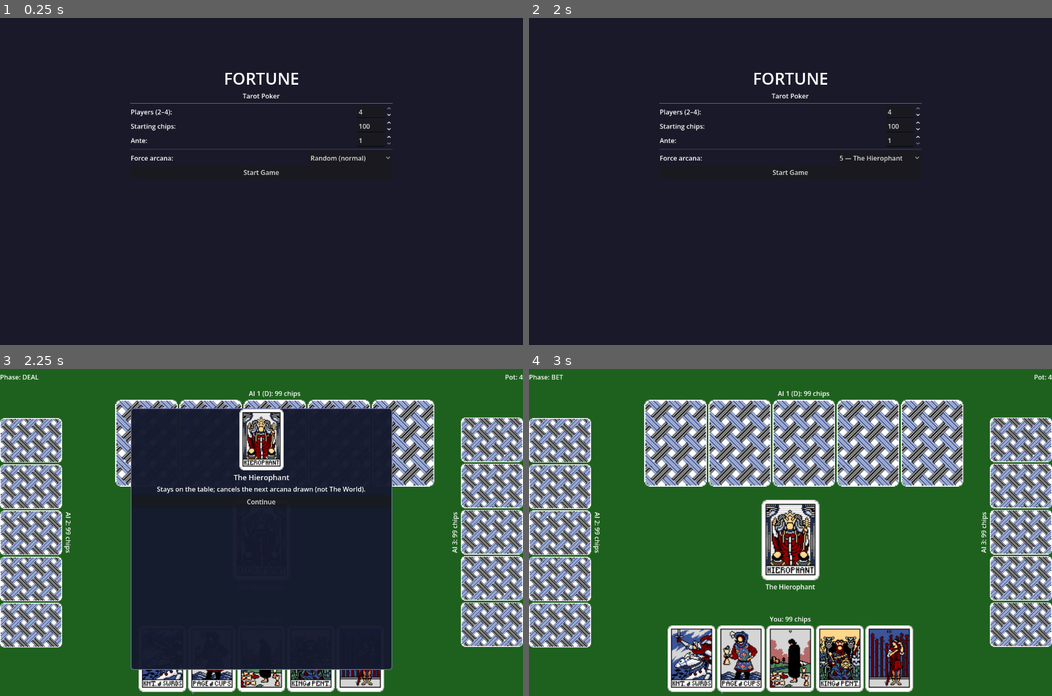
Above: before the commit, frames 1-4 (two rows, left to right).
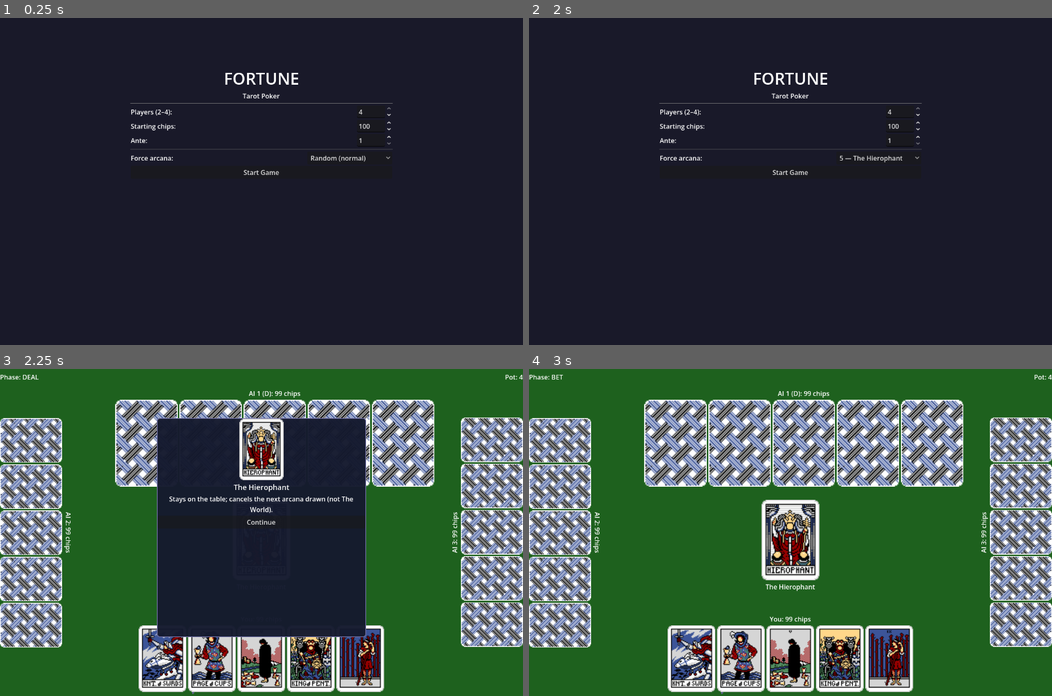
Above: after the commit, the same moments.

Repository: zenOfBass/Fortune
Game: Godot game, scene res://scenes/main_menu.tscn
Same seed, same stepped clock (60 frames per second), same inputs: the game is played once before the commit and once after it.
Inputs:
- Up to frame 1 (0.25 s): no input
- Up to frame 2 (2 s): click "Random (normal)" at 0.5 s; click "Random (normal)" at 1.25 s
- Up to frame 3 (2.25 s): click "Start Game" at 2 s
- Up to frame 4 (3 s): click "Continue" at 2.75 s

Frames 1-2 are identical in both runs. In frame 3, 15% of the frame differs, in the area x 25-75%, y 12-92%; in frame 4, nothing differs.

Commit message:
Adjust panel anchoring for improved layout in game table scene

Diff:
--- a/scenes/game_table.tscn
+++ b/scenes/game_table.tscn
@@ -165,52 +165,52 @@
 size_flags_horizontal = 3
 
 [node name="ArcanaPanel" parent="." instance=ExtResource("4_ap")]
-anchor_left = 0.25
-anchor_right = 0.75
-anchor_top = 0.12
-anchor_bottom = 0.92
+anchor_left = 0.30
+anchor_right = 0.70
+anchor_top = 0.15
+anchor_bottom = 0.82
 
 [node name="ChariotPanel" parent="." instance=ExtResource("5_chari")]
+anchor_left = 0.36
+anchor_right = 0.64
+anchor_top = 0.42
+anchor_bottom = 0.60
+
+[node name="StarPanel" parent="." instance=ExtResource("6_star")]
+anchor_left = 0.36
+anchor_right = 0.64
+anchor_top = 0.42
+anchor_bottom = 0.60
+
+[node name="MagicianPanel" parent="." instance=ExtResource("7_magi")]
 anchor_left = 0.28
 anchor_right = 0.72
-anchor_top = 0.36
-anchor_bottom = 0.64
-
-[node name="StarPanel" parent="." instance=ExtResource("6_star")]
-anchor_left = 0.28
-anchor_right = 0.72
-anchor_top = 0.36
-anchor_bottom = 0.64
-
-[node name="MagicianPanel" parent="." instance=ExtResource("7_magi")]
-anchor_left = 0.20
-anchor_right = 0.80
-anchor_top = 0.38
+anchor_top = 0.40
 anchor_bottom = 0.62
 
 [node name="PriestessPanel" parent="." instance=ExtResource("8_prie")]
-anchor_left = 0.28
-anchor_right = 0.72
-anchor_top = 0.36
-anchor_bottom = 0.64
+anchor_left = 0.36
+anchor_right = 0.64
+anchor_top = 0.42
+anchor_bottom = 0.60
 
 [node name="MoonPanel" parent="." instance=ExtResource("9_moon")]
-anchor_left = 0.22
-anchor_right = 0.78
-anchor_top = 0.28
-anchor_bottom = 0.72
+anchor_left = 0.32
+anchor_right = 0.68
+anchor_top = 0.30
+anchor_bottom = 0.68
 
 [node name="TemperancePanel" parent="." instance=ExtResource("10_temp")]
-anchor_left = 0.15
-anchor_right = 0.85
-anchor_top = 0.30
-anchor_bottom = 0.70
+anchor_left = 0.18
+anchor_right = 0.82
+anchor_top = 0.33
+anchor_bottom = 0.67
 
 [node name="JudgementPanel" parent="." instance=ExtResource("11_judg")]
-anchor_left = 0.28
-anchor_right = 0.72
-anchor_top = 0.38
-anchor_bottom = 0.62
+anchor_left = 0.36
+anchor_right = 0.64
+anchor_top = 0.42
+anchor_bottom = 0.60
 
 [node name="ResultPanel" type="PanelContainer" parent="."]
 anchor_left = 0.2
